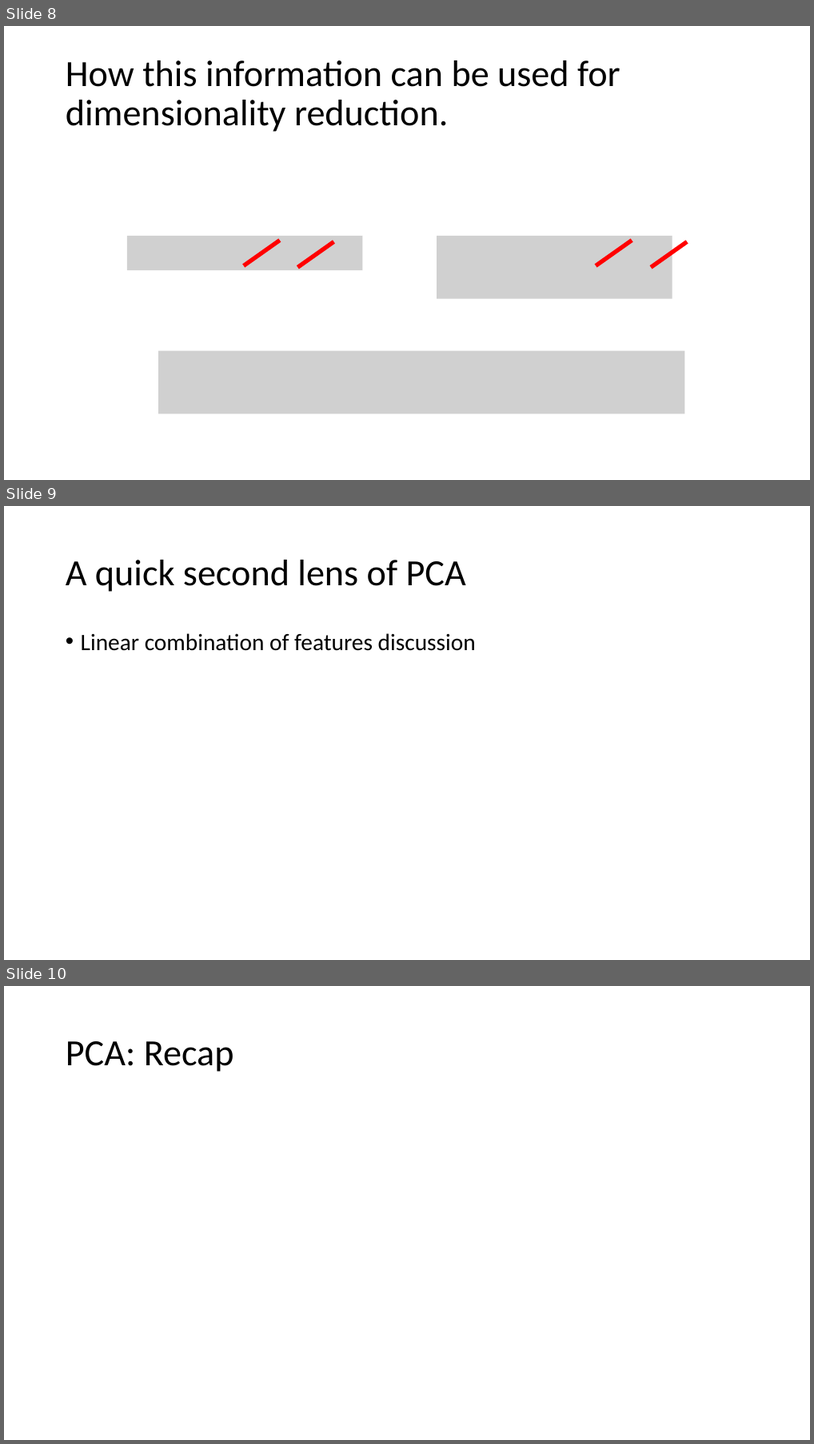
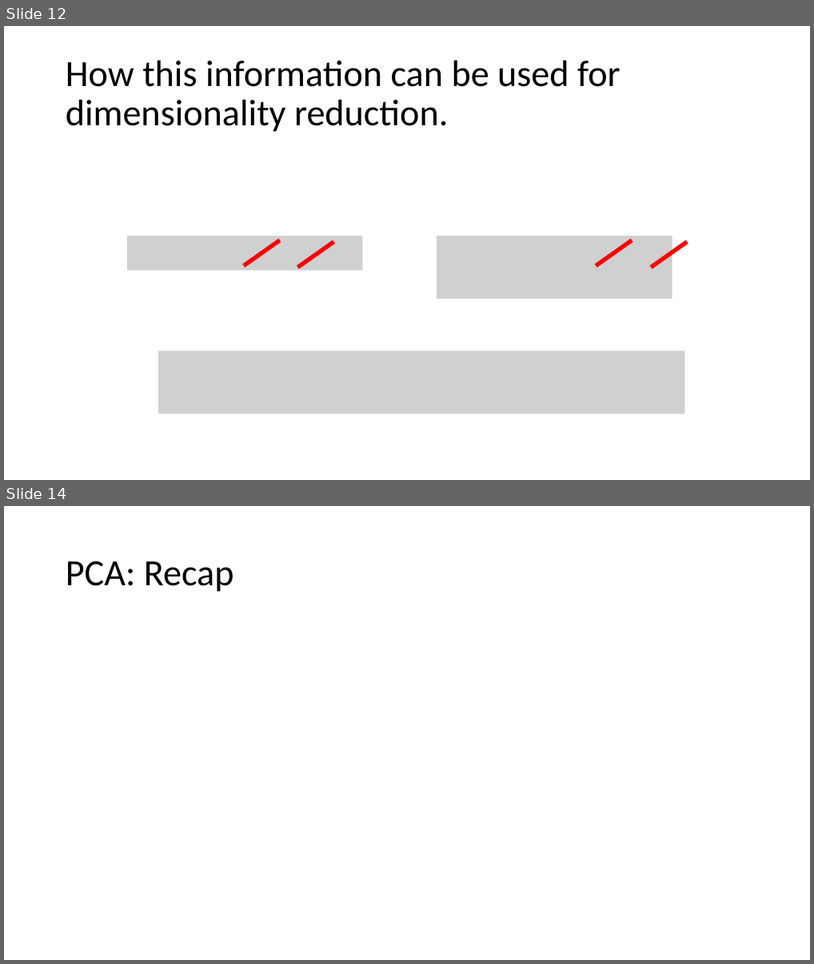
Before and after one commit to AnabelSMRuggiero/Dimensionality-Reduction-Tutorial, a slide deck: Presentation/Dimensionality-Reduction.pptm. Shown one above the other, each under a label of ours: slides 8, 9 and 10 before the commit, slides 12 and 14 after it; the slides between them are not shown. The pictures are 814x1444 and 814x964 pixels, drawn with LibreOffice and Linux fonts; fonts in the diff are those of the drawing; grey boxes stand for pictures. Boxes give left, top, right and bottom in pixels: in the first picture for what was removed or moved away, otherwise in the second. Text is boxed around its words. In the diff, an @@ line names an element or a change of style, - is before the commit and + after.

Commit message:
Updated scripts to make it easier to discus separate pieces.

```diff
--- a/Presentation/Dimensionality-Reduction.pptm
+++ b/Presentation/Dimensionality-Reduction.pptm
@@ slide 9 removed at box(4, 506, 810, 960), background #FFFFFF @@
@@ title removed at box(66, 560, 466, 592) @@
-A quick second lens of PCA
@@ text removed at box(81, 633, 476, 651) @@
-• Linear combination of features discussion
@@ what was slide 8 is now slide 12 @@
@@ what was slide 10 is now slide 14 @@
```
Also in this commit, not shown: 6 slides added, 2 other slides removed, 4 other files.
